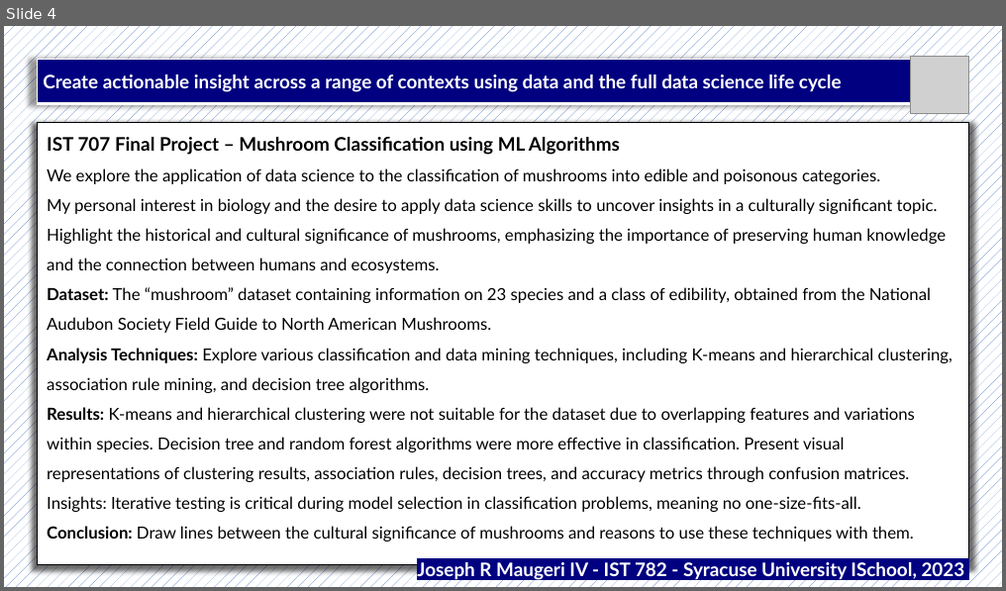
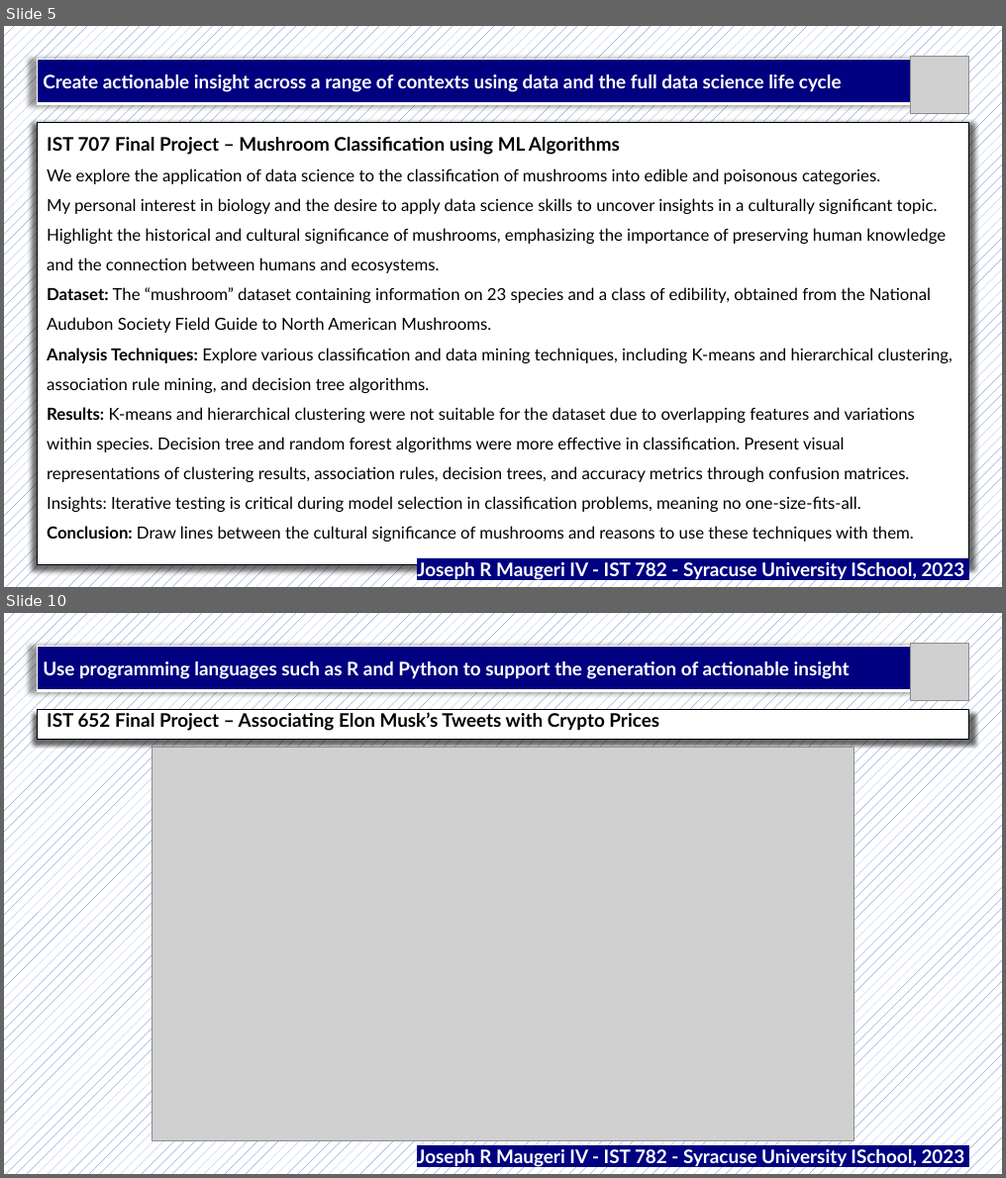
Before and after one commit to jrmaugeri/MS-ADS_Portfolio, a slide deck: Portfolio Presentation/IST782_Powerpoint_Maugeri.pptx. Shown one above the other, each under a label of ours: slide 4 before the commit, slides 5 and 10 after it; the slides between them are not shown. The pictures are 1006x591 and 1006x1178 pixels, drawn with LibreOffice and Linux fonts; fonts in the diff are those of the drawing; grey boxes stand for pictures. Boxes give left, top, right and bottom in pixels: in the first picture for what was removed or moved away, otherwise in the second. Text is boxed around its words. In the diff, an @@ line names an element or a change of style, - is before the commit and + after.

```diff
--- a/Portfolio Presentation/IST782_Powerpoint_Maugeri.pptx
+++ b/Portfolio Presentation/IST782_Powerpoint_Maugeri.pptx
@@ slide 10 added at (4, 613, 1002, 1174), background pattern #4472C4 on #FFFFFF @@
@@ table added at (37, 646, 910, 691), 1 rows, 1 columns @@
+Use programming languages such as R and Python to support the generation of actionable insight
@@ picture added at (911, 643, 969, 700) @@
@@ table added at (37, 709, 969, 739), 1 rows, 1 columns @@
+IST 652 Final Project – Associating Elon Musk’s Tweets with Crypto Prices
@@ picture added at (152, 748, 854, 1143) @@
@@ text added at (417, 1150, 965, 1168), 18 pt, text #FFFFFF, bold @@
+Joseph R Maugeri IV - IST 782 - Syracuse University ISchool, 2023
@@ what was slide 4 is now slide 5 @@
```
Also in this commit, not shown: 5 slides changed, 7 other slides added, 3 other files.
